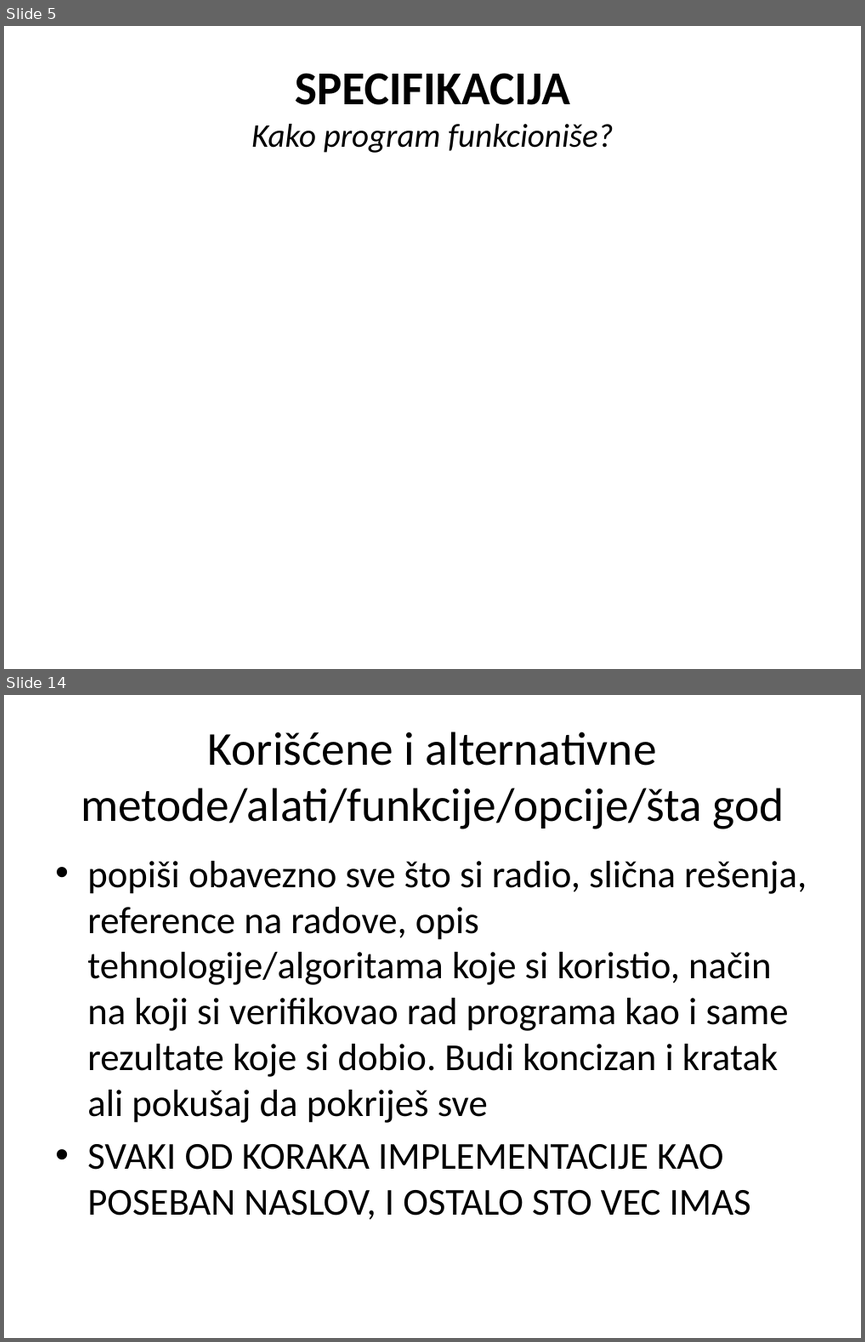
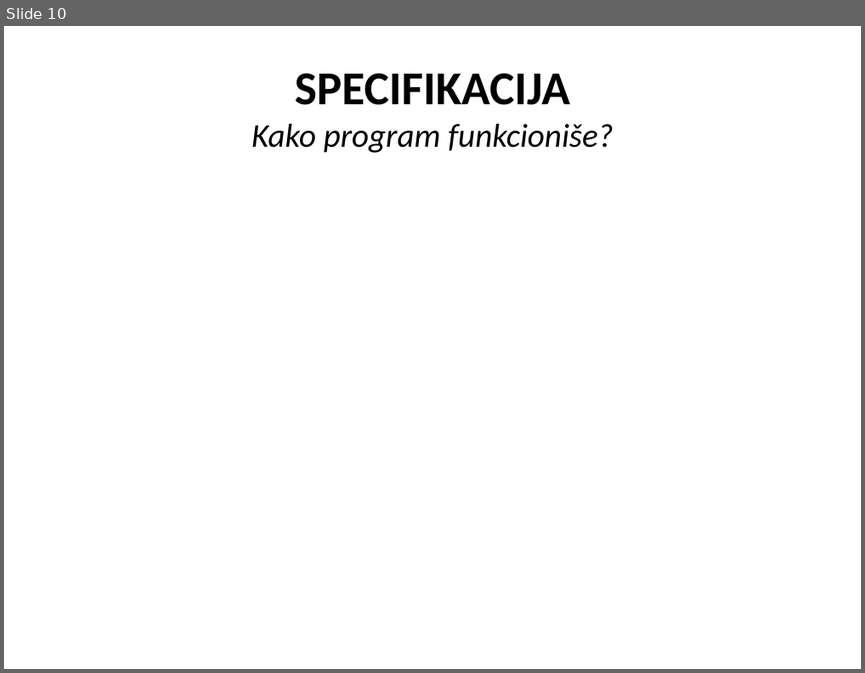
Before and after one commit to cLaki/UseTheForce, a slide deck: Upravljanje računarom na osnovu pokreta snimljenih web kamerom.pptx. Shown one above the other, each under a label of ours: slides 5 and 14 before the commit, slide 10 after it; the slides between them are not shown. The pictures are 865x1342 and 865x673 pixels, drawn with LibreOffice and Linux fonts; fonts in the diff are those of the drawing; grey boxes stand for pictures. Boxes give left, top, right and bottom in pixels: in the first picture for what was removed or moved away, otherwise in the second. Text is boxed around its words. In the diff, an @@ line names an element or a change of style, - is before the commit and + after.

```diff
--- a/Upravljanje računarom na osnovu pokreta snimljenih web kamerom.pptx
+++ b/Upravljanje računarom na osnovu pokreta snimljenih web kamerom.pptx
@@ slide 14 removed at bbox=[4, 695, 861, 1338], background #FFFFFF @@
@@ title removed at bbox=[80, 732, 783, 829] @@
-Korišćene i alternativne metode/alati/funkcije/opcije/šta god
@@ text removed at bbox=[87, 861, 806, 1219] @@
-• popiši obavezno sve što si radio, slična rešenja, reference na radove, opis tehnologijе/algoritama koje si koristio, način na koji si verifikovao rad programa kao i same rezultate koje si dobio. Budi koncizan i kratak ali pokušaj da pokriješ sve
-• SVAKI OD KORAKA IMPLEMENTACIJE KAO POSEBAN NASLOV, I OSTALO STO VEC IMAS
@@ what was slide 5 is now slide 10 @@
```
Also in this commit, not shown: 9 slides changed, 6 slides added, 3 other slides removed, 16 other files.
